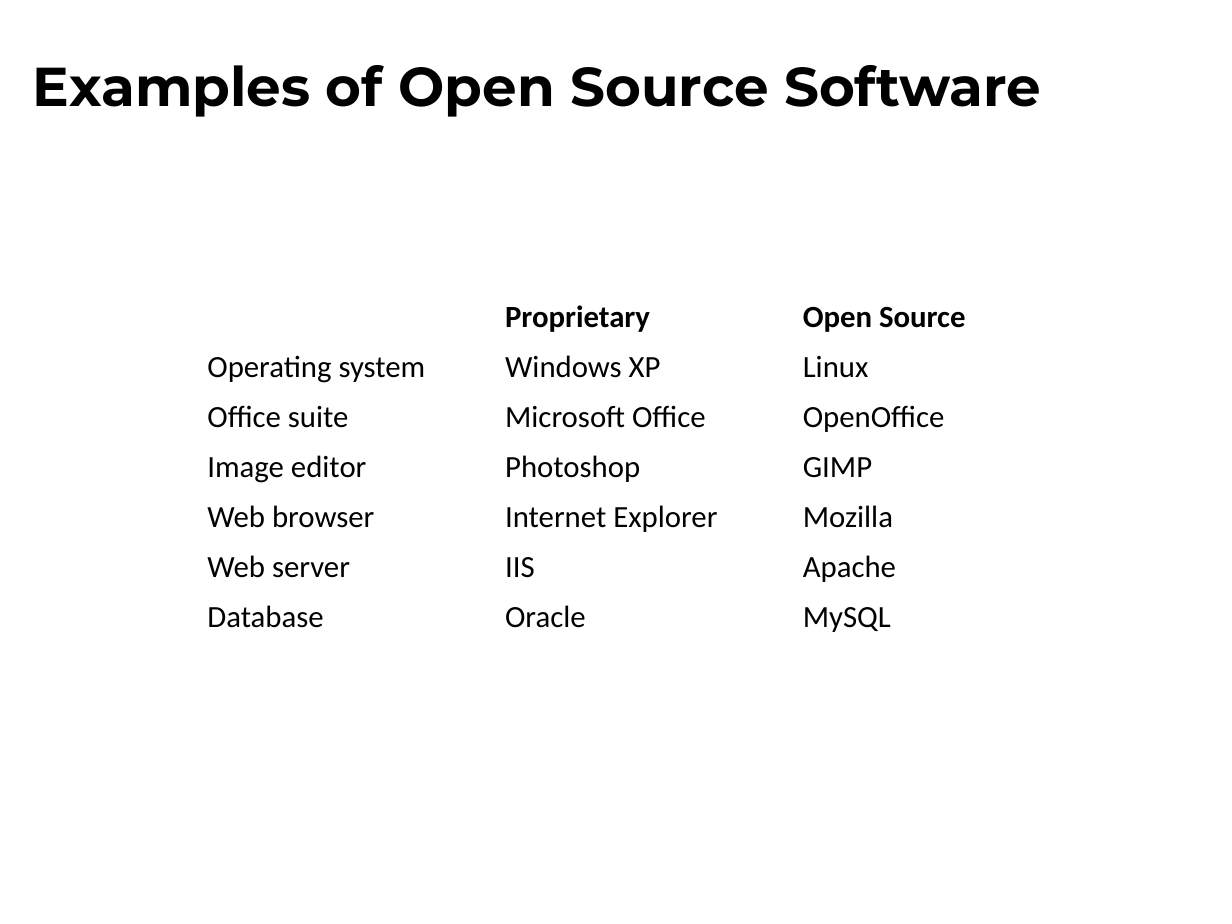
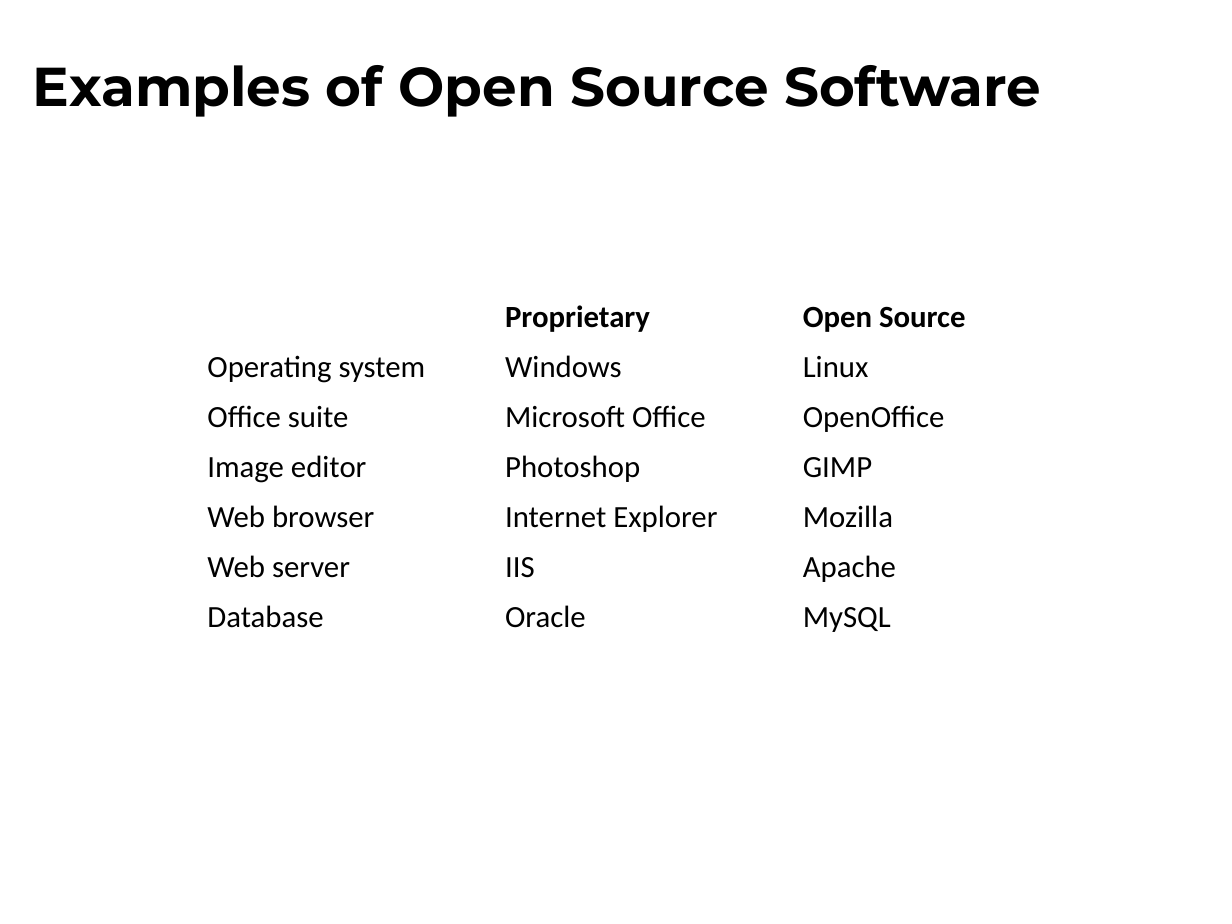
Before and after one commit to lintool/UMD-courses, a slide deck: slide 35 of slides/session12.pptx. Drawn at 1232x924 pixels with LibreOffice and Linux fonts; fonts in the diff are those of the drawing. Boxes give left, top, right and bottom in pixels: in the first picture for what was removed or moved away, otherwise in the second. Text is boxed around its words. In the diff, an @@ line names an element or a change of style, - is before the commit and + after.

```diff
--- a/slides/session12.pptx
+++ b/slides/session12.pptx
@@ table at (195,292,1089,637) @@
-row 2, column 2: Windows XP
+row 2, column 2: Windows
```
Also in this commit, not shown: 1 other slide changed, 1 other file.
